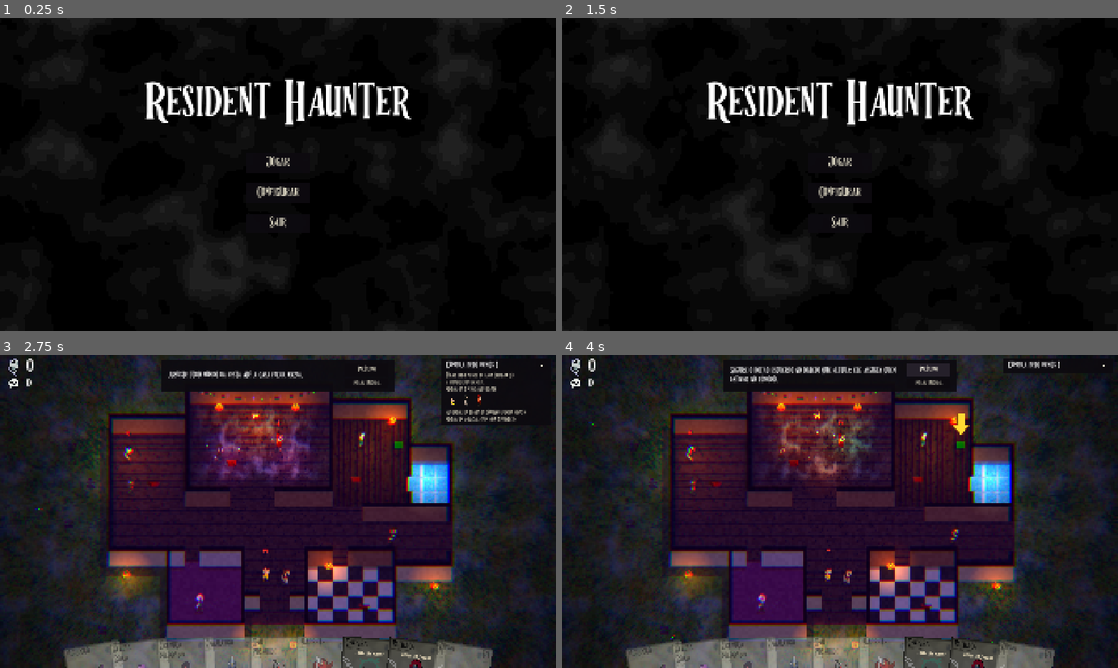
Above: before the commit, frames 1-4 (two rows, left to right).
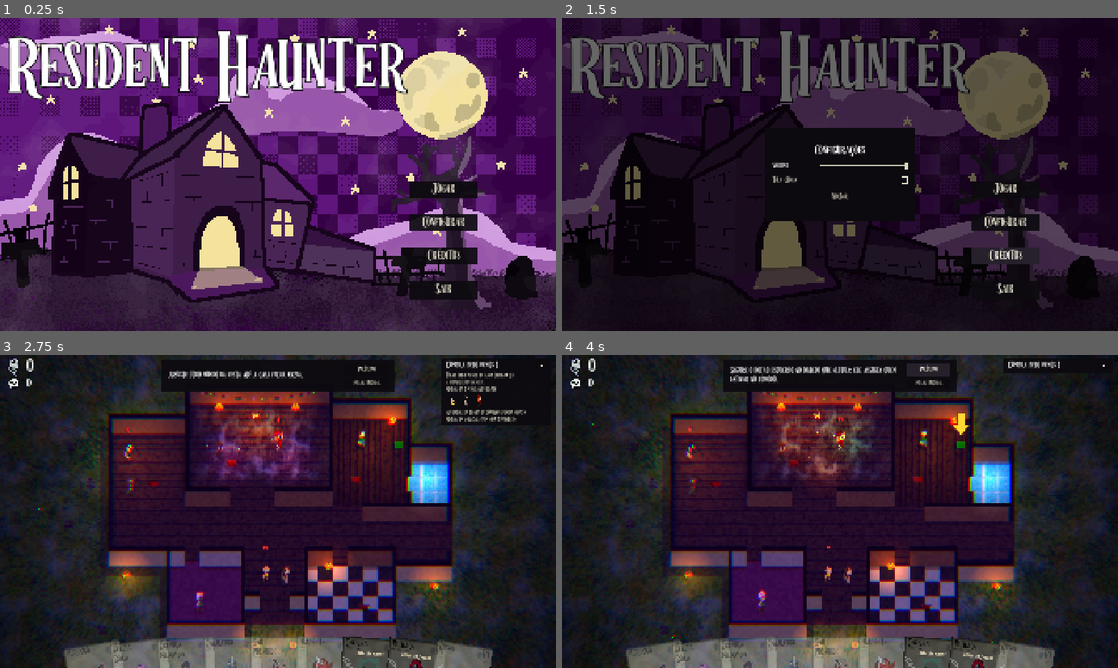
Above: after the commit, the same moments.

Repository: igordemello/gamejamplus2026
Game: Godot game, scene res://scene/menu.tscn
Two runs of this game, one before a commit and one after it. Both use one fixed random seed, a clock stepped at 60 frames per second and the inputs below.
Inputs (mouse positions are in pixels of both pictures, inside the frame that each line leads up to):
- Up to frame 1 (0.25 s): no input
- Up to frame 2 (1.5 s): click "Configurar" at 0.5 s; click "Configurar" (after the commit: "Créditos") at 1.25 s
- Up to frame 3 (2.75 s): click "Jogar" at 2 s
- Up to frame 4 (4 s): click (1106, 364) at 2.75 s; click "Próximo" at 3.5 s

The runs differ from the first frame. In frame 1, 90% of the frame differs, in the area x 0-100%, y 0-100%; in frame 2, 48%; in frame 3, 0.6%; in frame 4, 0.6%.

Commit message:
commit

Diff:
--- a/assets/npc/advogado.tres
+++ b/assets/npc/advogado.tres
@@ -47,10 +47,11 @@
 "duration": 1.0,
 "texture": SubResource("AtlasTexture_andar5")
 }],
-"loop": true,
+"loop": 1,
 "name": &"andar",
 "speed": 8.0
 }]
+metadata/escala = 0.18
 metadata/infarto_tipo = "Aparicao"
 metadata/infarto_tier = 3
 metadata/lore = ["", "", ""]
--- a/assets/npc/atleta.tres
+++ b/assets/npc/atleta.tres
@@ -1,6 +1,6 @@
-[gd_resource type="SpriteFrames" format=3]
+[gd_resource type="SpriteFrames" format=3 uid="uid://by3mtajcqbmgp"]
 
-[ext_resource type="Texture2D" path="res://assets/REFACTOR NPCs/atleta_spritesheet.png" id="1_sheet"]
+[ext_resource type="Texture2D" uid="uid://dx4ejjy06eysv" path="res://assets/REFACTOR NPCs/atleta_spritesheet.png" id="1_sheet"]
 
 [sub_resource type="AtlasTexture" id="AtlasTexture_andar0"]
 atlas = ExtResource("1_sheet")
@@ -47,7 +47,7 @@
 "duration": 1.0,
 "texture": SubResource("AtlasTexture_andar5")
 }],
-"loop": true,
+"loop": 1,
 "name": &"andar",
 "speed": 8.0
 }]
--- a/assets/npc/cientista.tres
+++ b/assets/npc/cientista.tres
@@ -1,6 +1,6 @@
-[gd_resource type="SpriteFrames" format=3]
+[gd_resource type="SpriteFrames" format=3 uid="uid://ryiviy1w12ku"]
 
-[ext_resource type="Texture2D" path="res://assets/REFACTOR NPCs/Cientista_spritesheet.png" id="1_sheet"]
+[ext_resource type="Texture2D" uid="uid://cfqi7mfa4mhl0" path="res://assets/REFACTOR NPCs/Cientista_spritesheet.png" id="1_sheet"]
 
 [sub_resource type="AtlasTexture" id="AtlasTexture_andar0"]
 atlas = ExtResource("1_sheet")
@@ -47,7 +47,7 @@
 "duration": 1.0,
 "texture": SubResource("AtlasTexture_andar5")
 }],
-"loop": true,
+"loop": 1,
 "name": &"andar",
 "speed": 8.0
 }]
--- a/assets/npc/crianca_catarrenta.tres
+++ b/assets/npc/crianca_catarrenta.tres
@@ -1,6 +1,6 @@
-[gd_resource type="SpriteFrames" format=3]
+[gd_resource type="SpriteFrames" format=3 uid="uid://b6uf8awim6umn"]
 
-[ext_resource type="Texture2D" path="res://assets/REFACTOR NPCs/Criança_Catarrenta.png" id="1_sheet"]
+[ext_resource type="Texture2D" uid="uid://cdk7miow3yp05" path="res://assets/REFACTOR NPCs/Criança_Catarrenta.png" id="1_sheet"]
 
 [sub_resource type="AtlasTexture" id="AtlasTexture_andar0"]
 atlas = ExtResource("1_sheet")
@@ -47,7 +47,7 @@
 "duration": 1.0,
 "texture": SubResource("AtlasTexture_andar5")
 }],
-"loop": true,
+"loop": 1,
 "name": &"andar",
 "speed": 8.0
 }]
--- a/assets/npc/gotica.tres
+++ b/assets/npc/gotica.tres
@@ -47,7 +47,7 @@
 "duration": 1.0,
 "texture": SubResource("AtlasTexture_andar5")
 }],
-"loop": true,
+"loop": 1,
 "name": &"andar",
 "speed": 8.0
 }]
--- a/assets/npc/hippie.tres
+++ b/assets/npc/hippie.tres
@@ -47,7 +47,7 @@
 "duration": 1.0,
 "texture": SubResource("AtlasTexture_andar5")
 }],
-"loop": true,
+"loop": 1,
 "name": &"andar",
 "speed": 8.0
 }]
--- a/assets/npc/idoso.tres
+++ b/assets/npc/idoso.tres
@@ -1,6 +1,6 @@
-[gd_resource type="SpriteFrames" format=3]
+[gd_resource type="SpriteFrames" format=3 uid="uid://cusyb1q5jcg1p"]
 
-[ext_resource type="Texture2D" path="res://assets/REFACTOR NPCs/Idoso.png" id="1_sheet"]
+[ext_resource type="Texture2D" uid="uid://5spjgxmf248u" path="res://assets/REFACTOR NPCs/Idoso.png" id="1_sheet"]
 
 [sub_resource type="AtlasTexture" id="AtlasTexture_andar0"]
 atlas = ExtResource("1_sheet")
@@ -47,7 +47,7 @@
 "duration": 1.0,
 "texture": SubResource("AtlasTexture_andar5")
 }],
-"loop": true,
+"loop": 1,
 "name": &"andar",
 "speed": 8.0
 }]
--- a/assets/npc/policial.tres
+++ b/assets/npc/policial.tres
@@ -1,6 +1,6 @@
-[gd_resource type="SpriteFrames" format=3]
+[gd_resource type="SpriteFrames" format=3 uid="uid://c1vb74h83tscl"]
 
-[ext_resource type="Texture2D" path="res://assets/REFACTOR NPCs/Policial_spritesheet.png" id="1_sheet"]
+[ext_resource type="Texture2D" uid="uid://bqbqjn1ils31g" path="res://assets/REFACTOR NPCs/Policial_spritesheet.png" id="1_sheet"]
 
 [sub_resource type="AtlasTexture" id="AtlasTexture_andar0"]
 atlas = ExtResource("1_sheet")
@@ -47,7 +47,7 @@
 "duration": 1.0,
 "texture": SubResource("AtlasTexture_andar5")
 }],
-"loop": true,
+"loop": 1,
 "name": &"andar",
 "speed": 8.0
 }]
--- a/assets/npc/psicopata.tres
+++ b/assets/npc/psicopata.tres
@@ -47,7 +47,7 @@
 "duration": 1.0,
 "texture": SubResource("AtlasTexture_andar5")
 }],
-"loop": true,
+"loop": 1,
 "name": &"andar",
 "speed": 8.0
 }]
--- a/assets/npc/religioso.tres
+++ b/assets/npc/religioso.tres
@@ -1,6 +1,6 @@
-[gd_resource type="SpriteFrames" format=3]
+[gd_resource type="SpriteFrames" format=3 uid="uid://ts4girjdxpvk"]
 
-[ext_resource type="Texture2D" path="res://assets/REFACTOR NPCs/Religioso_spritesheet.png" id="1_sheet"]
+[ext_resource type="Texture2D" uid="uid://cgkvw0tt7icjh" path="res://assets/REFACTOR NPCs/Religioso_spritesheet.png" id="1_sheet"]
 
 [sub_resource type="AtlasTexture" id="AtlasTexture_andar0"]
 atlas = ExtResource("1_sheet")
@@ -47,7 +47,7 @@
 "duration": 1.0,
 "texture": SubResource("AtlasTexture_andar5")
 }],
-"loop": true,
+"loop": 1,
 "name": &"andar",
 "speed": 8.0
 }]
--- a/scene/menu.tscn
+++ b/scene/menu.tscn
@@ -4,6 +4,13 @@
 [ext_resource type="PackedScene" path="res://scene/config.tscn" id="2_config"]
 [ext_resource type="FontFile" uid="uid://bw8xfuto4kao2" path="res://fonts/Halloween Spooky.otf" id="3_15se8"]
 [ext_resource type="Shader" uid="uid://bo6qi60mj0v2y" path="res://assets/neblina.gdshader" id="3_neblina"]
+[ext_resource type="Texture2D" uid="uid://dlbnsxp16pdrn" path="res://assets/menu/7fundo.png" id="5_xs5te"]
+[ext_resource type="Texture2D" uid="uid://cumfttmjy5a6m" path="res://assets/menu/6nuvens.png" id="6_6fejx"]
+[ext_resource type="Texture2D" uid="uid://dxqf2bvdkt1qo" path="res://assets/menu/5lua.png" id="7_akoio"]
+[ext_resource type="Texture2D" uid="uid://c0322g73ftmsu" path="res://assets/menu/4estrelas.png" id="8_ho73k"]
+[ext_resource type="Texture2D" uid="uid://bo8l8fhjk7etr" path="res://assets/menu/3chao.png" id="9_dyuxe"]
+[ext_resource type="Texture2D" uid="uid://chofpnvu0t1j6" path="res://assets/menu/2detalhes.png" id="10_8of67"]
+[ext_resource type="Texture2D" uid="uid://bcnno0ewke5un" path="res://assets/menu/1casa.png" id="11_pgh6j"]
 
 [sub_resource type="FastNoiseLite" id="FastNoiseLite_neblina"]
 frequency = 0.012
@@ -29,7 +36,9 @@
 
 [sub_resource type="LabelSettings" id="LabelSettings_5qp21"]
 font = ExtResource("3_15se8")
-font_size = 167
+font_size = 251
+outline_size = 15
+outline_color = Color(0, 0, 0, 1)
 
 [node name="Menu" type="Control" unique_id=1065229293]
 layout_mode = 3
@@ -40,11 +49,65 @@
 grow_vertical = 2
 script = ExtResource("1_e5g8k")
 
-[node name="ColorRect" type="ColorRect" parent="." unique_id=821887918]
-layout_mode = 0
-offset_right = 1920.0
-offset_bottom = 1080.0
-color = Color(0, 0, 0, 1)
+[node name="1" type="TextureRect" parent="." unique_id=648783289]
+texture_filter = 1
+layout_mode = 1
+anchors_preset = 15
+anchor_right = 1.0
+anchor_bottom = 1.0
+grow_horizontal = 2
+grow_vertical = 2
+texture = ExtResource("5_xs5te")
+
+[node name="2" type="TextureRect" parent="." unique_id=1630196376]
+texture_filter = 1
+layout_mode = 1
+anchors_preset = 15
+anchor_right = 1.0
+anchor_bottom = 1.0
+grow_horizontal = 2
+grow_vertical = 2
+texture = ExtResource("6_6fejx")
+
+[node name="3" type="TextureRect" parent="." unique_id=178128209]
+texture_filter = 1
+layout_mode = 1
+anchors_preset = 15
+anchor_right = 1.0
+anchor_bottom = 1.0
+grow_horizontal = 2
+grow_vertical = 2
+texture = ExtResource("7_akoio")
+
+[node name="4" type="TextureRect" parent="." unique_id=306862710]
+texture_filter = 1
+layout_mode = 1
+anchors_preset = 15
+anchor_right = 1.0
+anchor_bottom = 1.0
+grow_horizontal = 2
+grow_vertical = 2
+texture = ExtResource("8_ho73k")
+
+[node name="5" type="TextureRect" parent="." unique_id=838681678]
+texture_filter = 1
+layout_mode = 1
+anchors_preset = 15
+anchor_right = 1.0
+anchor_bottom = 1.0
+grow_horizontal = 2
+grow_vertical = 2
+texture = ExtResource("9_dyuxe")
+
+[node name="6" type="TextureRect" parent="." unique_id=1850654916]
+texture_filter = 1
+layout_mode = 1
+anchors_preset = 15
+anchor_right = 1.0
+anchor_bottom = 1.0
+grow_horizontal = 2
+grow_vertical = 2
+texture = ExtResource("10_8of67")
 
 [node name="neblina" type="ColorRect" parent="." unique_id=205563591]
 material = SubResource("ShaderMaterial_neblina")
@@ -56,6 +119,16 @@
 grow_vertical = 2
 mouse_filter = 2
 
+[node name="7" type="TextureRect" parent="." unique_id=1906998099]
+texture_filter = 1
+layout_mode = 1
+anchors_preset = 15
+anchor_right = 1.0
+anchor_bottom = 1.0
+grow_horizontal = 2
+grow_vertical = 2
+texture = ExtResource("11_pgh6j")
+
 [node name="Label" type="Label" parent="." unique_id=635670435]
 layout_mode = 1
 anchors_preset = 8
@@ -63,68 +136,49 @@
 anchor_top = 0.5
 anchor_right = 0.5
 anchor_bottom = 0.5
-offset_left = -461.5
-offset_top = -318.0
-offset_right = 461.5
-offset_bottom = -150.0
+offset_left = -936.0
+offset_top = -473.0
+offset_right = 450.0
+offset_bottom = -221.0
 grow_horizontal = 2
 grow_vertical = 2
 theme_override_font_sizes/font_size = 63
 text = "Resident Haunter"
 label_settings = SubResource("LabelSettings_5qp21")
 
-[node name="btn_play" type="Button" parent="." unique_id=177721819]
-layout_mode = 1
-anchors_preset = 8
-anchor_left = 0.5
-anchor_top = 0.5
-anchor_right = 0.5
-anchor_bottom = 0.5
-offset_left = -112.0
-offset_top = -73.0
-offset_right = 112.0
-offset_bottom = -6.0
-grow_horizontal = 2
-grow_vertical = 2
-theme_override_font_sizes/font_size = 43
-text = "Jogar"
-
-[node name="btn_config" type="Button" parent="." unique_id=1173738203]
-layout_mode = 1
-anchors_preset = 8
-anchor_left = 0.5
-anchor_top = 0.5
-anchor_right = 0.5
-anchor_bottom = 0.5
-offset_left = -112.0
-offset_top = 31.0
-offset_right = 112.0
-offset_bottom = 98.0
-grow_horizontal = 2
-grow_vertical = 2
-theme_override_font_sizes/font_size = 43
-text = "Configurar"
-
-[node name="btn_sair" type="Button" parent="." unique_id=1619859515]
-layout_mode = 1
-anchors_preset = 8
-anchor_left = 0.5
-anchor_top = 0.5
-anchor_right = 0.5
-anchor_bottom = 0.5
-offset_left = -112.0
-offset_top = 136.0
-offset_right = 112.0
-offset_bottom = 203.0
-grow_horizontal = 2
-grow_vertical = 2
-theme_override_font_sizes/font_size = 43
-text = "Sair"
-
 [node name="config" parent="." unique_id=1624511279 instance=ExtResource("2_config")]
 visible = false
 layout_mode = 1
 
-[connection signal="button_down" from="btn_play" to="." method="_on_btn_play_button_down"]
-[connection signal="button_down" from="btn_config" to="." method="_on_btn_config_button_down"]
-[connection signal="button_down" from="btn_sair" to="." method="_on_btn_sair_button_down"]
+[node name="VBoxContainer" type="VBoxContainer" parent="." unique_id=574837830]
+layout_mode = 0
+offset_left = 1417.0
+offset_top = 563.0
+offset_right = 1647.0
+offset_bottom = 996.0
+theme_override_constants/separation = 55
+
+[node name="btn_play" type="Button" parent="VBoxContainer" unique_id=177721819]
+layout_mode = 2
+theme_override_font_sizes/font_size = 43
+text = "Jogar"
+
+[node name="btn_config" type="Button" parent="VBoxContainer" unique_id=1173738203]
+layout_mode = 2
+theme_override_font_sizes/font_size = 43
+text = "Configurar"
+
+[node name="btn_credits" type="Button" parent="VBoxContainer" unique_id=1148833506]
+layout_mode = 2
+theme_override_font_sizes/font_size = 43
+text = "Créditos"
+
+[node name="btn_sair" type="Button" parent="VBoxContainer" unique_id=1619859515]
+layout_mode = 2
+theme_override_font_sizes/font_size = 43
+text = "Sair"
+
+[connection signal="button_down" from="VBoxContainer/btn_play" to="." method="_on_btn_play_button_down"]
+[connection signal="button_down" from="VBoxContainer/btn_config" to="." method="_on_btn_config_button_down"]
+[connection signal="button_down" from="VBoxContainer/btn_credits" to="." method="_on_btn_config_button_down"]
+[connection signal="button_down" from="VBoxContainer/btn_sair" to="." method="_on_btn_sair_button_down"]
--- a/scene/npc.tscn
+++ b/scene/npc.tscn
@@ -4,7 +4,7 @@
 [ext_resource type="SpriteFrames" uid="uid://cj0axhg677v7v" path="res://assets/npc/gotica.tres" id="2_gotica"]
 
 [sub_resource type="RectangleShape2D" id="RectangleShape2D_g4v7s"]
-size = Vector2(30, 30)
+size = Vector2(30, 42)
 
 [sub_resource type="LabelSettings" id="LabelSettings_54ctn"]
 font_color = Color(1, 0, 0, 1)
@@ -14,6 +14,7 @@
 visual = ExtResource("2_gotica")
 
 [node name="CollisionShape2D" type="CollisionShape2D" parent="." unique_id=855655254]
+position = Vector2(0, -6)
 shape = SubResource("RectangleShape2D_g4v7s")
 
 [node name="NavigationAgent2D" type="NavigationAgent2D" parent="." unique_id=1879952820]
@@ -21,7 +22,7 @@
 [node name="AnimatedSprite2D" type="AnimatedSprite2D" parent="." unique_id=125246978]
 texture_filter = 1
 position = Vector2(0, 44)
-scale = Vector2(1.5, 1.5)
+scale = Vector2(1.75, 1.75)
 sprite_frames = ExtResource("2_gotica")
 animation = &"andar"
 offset = Vector2(0, -32)
Not shown: 1 places in assets/npc/advogado.tres that only renumber resources
Not shown: 1 places in assets/npc/gotica.tres that only renumber resources
Not shown: 1 places in assets/npc/hippie.tres that only renumber resources
Not shown: 1 places in assets/npc/psicopata.tres that only renumber resources
